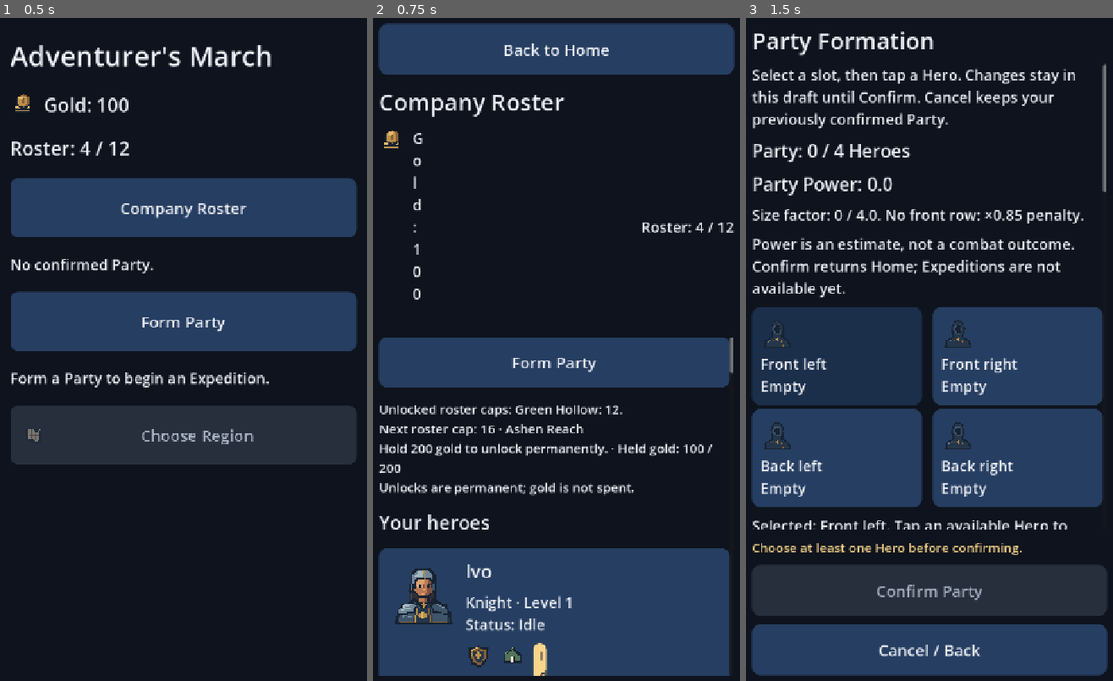
Above: before the commit, frames 1-3 (left to right).
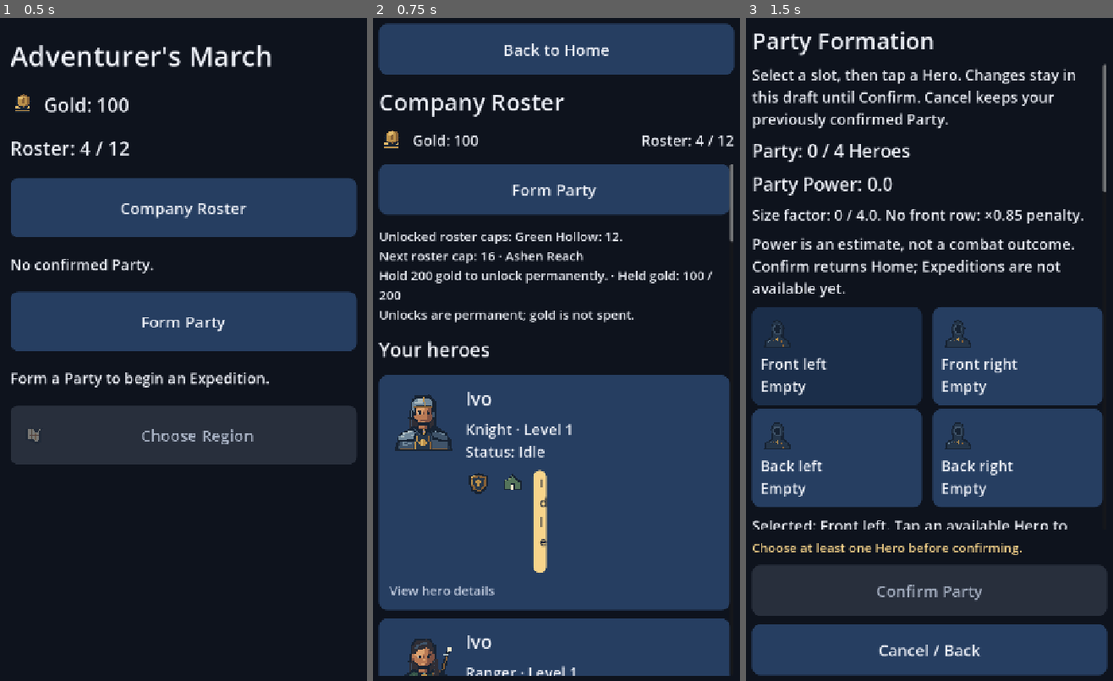
Above: after the commit, the same moments.

Repository: pompomon/godot-apk
Game: Godot game, scene res://main.tscn
Two runs of this game, one before a commit and one after it. Both use one fixed random seed, a clock stepped at 60 frames per second and the inputs below.
Inputs:
- Up to frame 1 (0.5 s): no input
- Up to frame 2 (0.75 s): click "Company Roster" at 0.5 s
- Up to frame 3 (1.5 s): click "Form Party" at 1.25 s

Frame 1 is identical in both runs. In frame 2, 42% of the frame differs, in the area x 1-99%, y 17-100%; in frame 3, nothing differs.

Commit message:
Preserve decorated label sizing and verify roster header regression
Co-authored-by: pompomon <2802155+pompomon@users.noreply.github.com>

Diff:
--- a/scenes/ui/hero_ui.gd
+++ b/scenes/ui/hero_ui.gd
@@ -109,6 +109,9 @@
 	var index := target.get_index()
 	var line := HBoxContainer.new()
 	line.name = "%sLine" % target.name
+	line.size_flags_horizontal = target.size_flags_horizontal
+	line.size_flags_vertical = target.size_flags_vertical
+	line.size_flags_stretch_ratio = target.size_flags_stretch_ratio
 	line.mouse_filter = Control.MOUSE_FILTER_IGNORE
 	parent.add_child(line)
 	parent.move_child(line, index)
--- a/tests/test_art_ui.gd
+++ b/tests/test_art_ui.gd
@@ -135,6 +135,22 @@
 	assert_eq(SaveManager.capture_state(), before)
 
 
+func test_roster_gold_decoration_preserves_header_width_and_height() -> void:
+	for amount in [100, 1000000]:
+		GameState.gold = amount
+		await _go(ROSTER)
+		await get_tree().process_frame
+		await get_tree().process_frame
+		var gold: Label = _node("GoldLabel")
+		var line := gold.get_parent() as HBoxContainer
+		var text_width := gold.get_theme_font("font").get_string_size(
+			gold.text, HORIZONTAL_ALIGNMENT_LEFT, -1, gold.get_theme_font_size("font_size")).x
+		assert_eq(line.size_flags_horizontal, Control.SIZE_EXPAND_FILL)
+		assert_gte(gold.size.x, text_width, "Gold remains readable on one line beside roster capacity.")
+		assert_lte(line.get_parent().size.y, 64.0, "The fixed header must not consume the roster scroll area.")
+		assert_lte(_node("RosterCountLabel").get_global_rect().end.x, 720.0)
+
+
 func _dispatch() -> void:
 	var party := PartyData.new()
 	for index in GameState.roster.size():
Not shown, changed: docs/adventurers-march/milestones/08-presentation-pass.md
